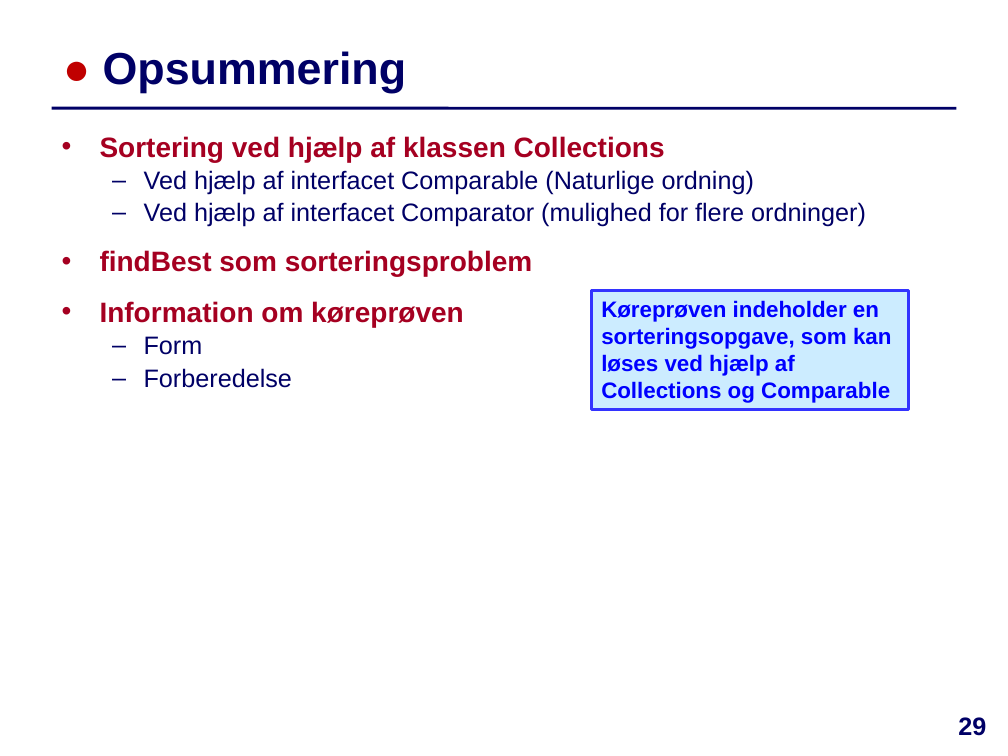
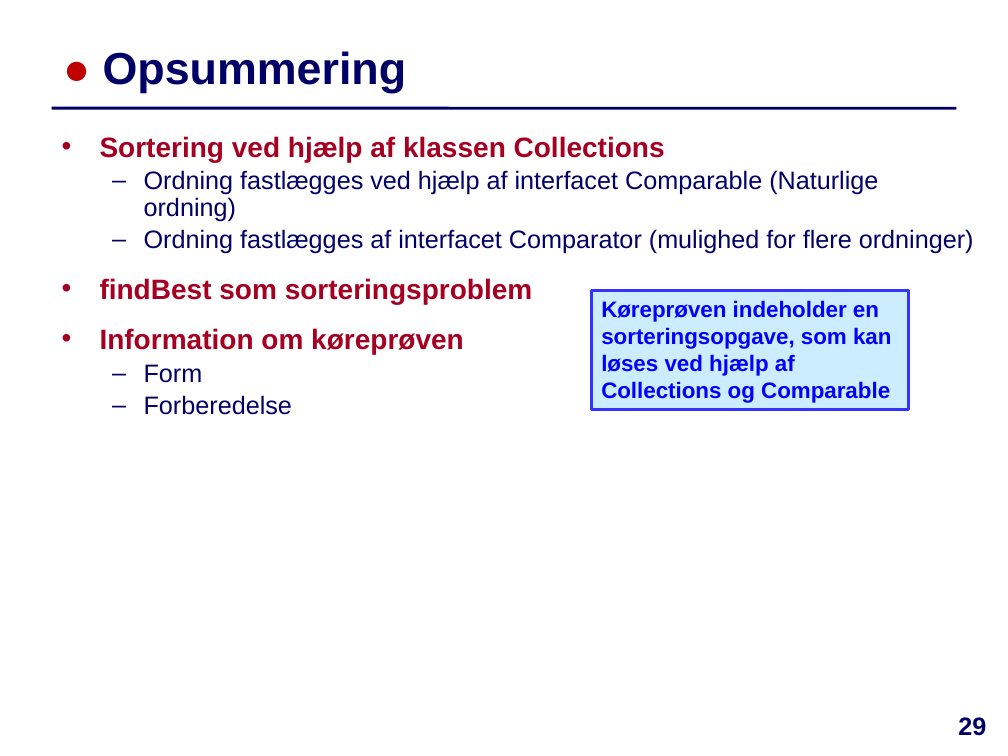
Before and after one commit to IntProgAU/Materiale, a slide deck: slide 29 of web/e24/uge_5a/Slides-Uge5-Mandag.pptx. Drawn at 1008x756 pixels with LibreOffice and Linux fonts; fonts in the diff are those of the drawing. Boxes give left, top, right and bottom in pixels: in the first picture for what was removed or moved away, otherwise in the second. Text is boxed around its words. In the diff, an @@ line names an element or a change of style, - is before the commit and + after.

```diff
--- a/web/e24/uge_5a/Slides-Uge5-Mandag.pptx
+++ b/web/e24/uge_5a/Slides-Uge5-Mandag.pptx
@@ text at [144,170,974,254]: text changed @@
-  – Ved hjælp af interfacet Comparable (Naturlige ordning)
-  – Ved hjælp af interfacet Comparator (mulighed for flere ordninger)
+  – Ordning fastlægges ved hjælp af interfacet Comparable (Naturlige ordning)
+  – Ordning fastlægges af interfacet Comparator (mulighed for flere ordninger)
```
Also in this commit, not shown: 1 other slide changed, 1 other file.
